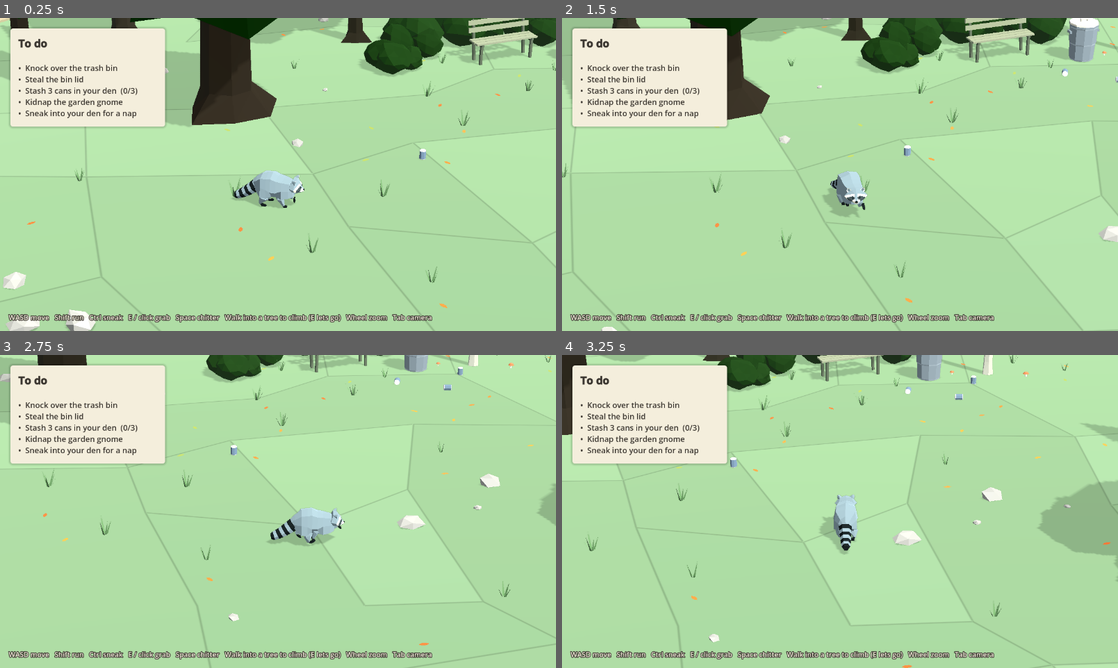
Above: before the commit, frames 1-4 (two rows, left to right).
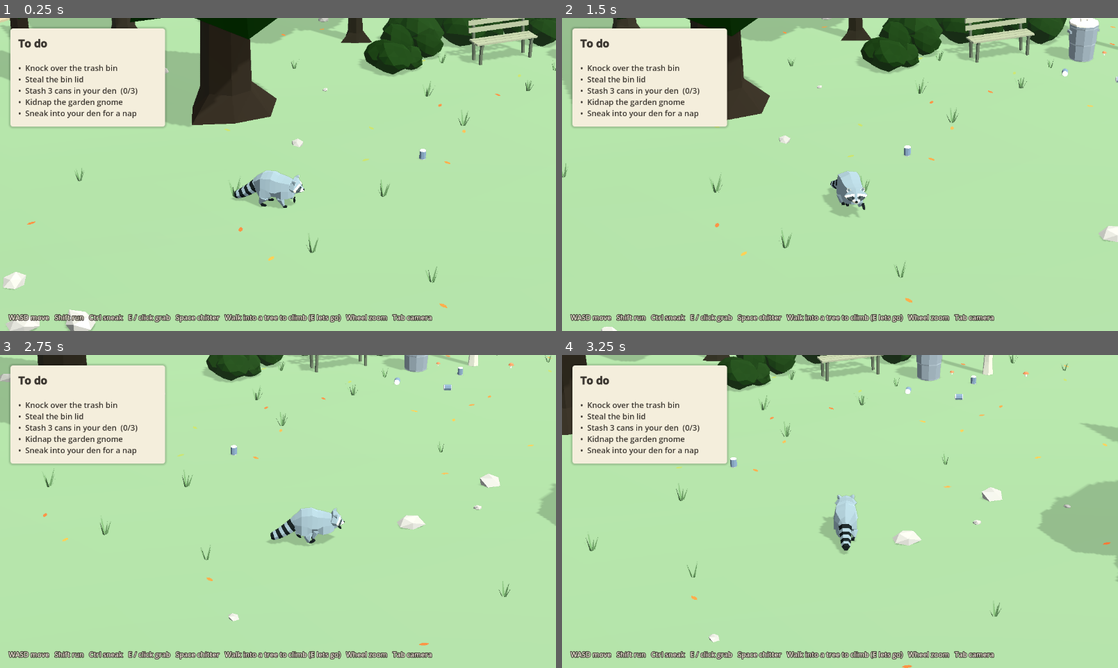
Above: after the commit, the same moments.

Repository: Abhinow1997/the-noise-next-door
Game: Godot game, scene res://main.tscn
The game is run twice, just before and just after one commit, with the same random seed, the same clock (stepped at 60 frames per second) and the same inputs.
Inputs (mouse positions are in pixels of both pictures, inside the frame that each line leads up to):
- Up to frame 1 (0.25 s): no input
- Up to frame 2 (1.5 s): tap Enter at 0.5 s; move the mouse to (962, 158) at 0.52 s; hold D (move_right) 0.53-1.28 s; hold Space (chitter) 0.53-1.28 s; click (962, 158) at 0.67 s; move the mouse to (728, 190) at 1.27 s; hold S (move_back) from 1.28 s (still down); tap E (grab) at 1.35 s
- Up to frame 3 (2.75 s): move the mouse to (333, 442) at 2.02 s; release S (move_back) at 2.03 s; hold D (move_right) from 2.03 s (still down); hold Shift (run) from 2.03 s (still down)
- Up to frame 4 (3.25 s): move the mouse to (812, 574) at 2.77 s; release D (move_right) at 2.78 s; release Shift (run) at 2.78 s; hold W (move_forward) from 2.78 s (still down); tap Ctrl (sneak) at 2.85 s; click (812, 574) at 2.92 s

The runs differ from the first frame. In frame 1, 1.0% of the frame differs, in the area x 0-100%, y 2-100%; in frame 2, 1.2%, in the area x 0-100%, y 0-100%; in frame 3, 1.1%; in frame 4, 1.2%.

Commit message:
Update and added ENV-GROUND.jpg; refactor ground generation in forest.gd and adjust audio stopping logic in main.gd

Diff:
--- a/scripts/forest.gd
+++ b/scripts/forest.gd
@@ -85,6 +85,9 @@
 
 ## Resolution of the masks that say how far a spot is from the path and the stream.
 const MASK := 0.5
+## Where the random sequence stood after the old plated ground, which the rest of
+## the forest was laid out from (see _build_ground).
+const RNG_AFTER_GROUND := 6889569028940052091
 ## Cell size of the grid used to keep trees apart.
 const SPACING_CELL := 3.3
 
@@ -150,89 +153,36 @@
 
 # --- Ground, path and stream -------------------------------------------------
 
-## The ground is big flat plates, each a slightly different green and tilt, with a
-## thin dark seam wherever two plates meet.
+## The ground: one smooth sheet of grass, lit evenly, with only a soft colour drift
+## over tens of metres so it doesn't look painted on.
 func _build_ground() -> void:
-	var cell := 2.8
+	var cell := 2.0
 	var origin := WORLD.position - Vector2(6, 4)
 	var nx := int(ceil((WORLD.size.x + 12) / cell))
 	var nz := int(ceil((WORLD.size.y + 8) / cell))
-	var corners: Array = []
-	for i in nx + 1:
-		var column: Array[Vector2] = []
-		for j in nz + 1:
-			var p := origin + Vector2(i, j) * cell
-			if i > 0 and i < nx and j > 0 and j < nz:
-				p += Vector2(_rng.randf_range(-0.3, 0.3), _rng.randf_range(-0.3, 0.3)) * cell
-			column.append(p)
-		corners.append(column)
-
-	# Merge neighbouring cells into bigger, irregular plates.
-	var parent: Array[int] = []
-	for k in nx * nz:
-		parent.append(k)
+	var st := SurfaceTool.new()
+	st.begin(Mesh.PRIMITIVE_TRIANGLES)
+	var up := [Vector3.UP, Vector3.UP, Vector3.UP]
 	for i in nx:
 		for j in nz:
-			if i + 1 < nx and _rng.randf() < 0.32:
-				_union(parent, i * nz + j, (i + 1) * nz + j)
-			if j + 1 < nz and _rng.randf() < 0.32:
-				_union(parent, i * nz + j, i * nz + j + 1)
-	var plate: Array[int] = []
-	var shade := {}
-	var tilt := {}
-	for k in nx * nz:
-		var root := _find(parent, k)
-		plate.append(root)
-		if not shade.has(root):
-			shade[root] = _vary(GRASS, 0.035)
-			var lean := Vector3(_rng.randf_range(-1, 1), 0, _rng.randf_range(-1, 1)) * 0.07
-			tilt[root] = (Vector3.UP + lean).normalized()
-
-	var st := SurfaceTool.new()
-	st.begin(Mesh.PRIMITIVE_TRIANGLES)
-	for i in nx:
-		for j in nz:
-			var k := i * nz + j
-			var a := _v3(corners[i][j])
-			var b := _v3(corners[i + 1][j])
-			var c := _v3(corners[i + 1][j + 1])
-			var d := _v3(corners[i][j + 1])
-			var color: Color = shade[plate[k]]
-			var n: Vector3 = tilt[plate[k]]
-			LowPoly.add_tri_attrs(st, [a, b, c], [n, n, n], [color, color, color], Vector3.UP)
-			LowPoly.add_tri_attrs(st, [a, c, d], [n, n, n], [color, color, color], Vector3.UP)
-	for i in nx:
-		for j in nz:
-			var k := i * nz + j
-			if i + 1 < nx and plate[k] != plate[k + nz]:
-				_seam(st, corners[i + 1][j], corners[i + 1][j + 1], plate[k], plate[k + nz], shade, tilt)
-			if j + 1 < nz and plate[k] != plate[k + 1]:
-				_seam(st, corners[i][j + 1], corners[i + 1][j + 1], plate[k + 1], plate[k], shade, tilt)
+			var corners: Array[Vector3] = []
+			var colors: Array[Color] = []
+			for c: Vector2i in [Vector2i(i, j), Vector2i(i + 1, j), Vector2i(i + 1, j + 1), Vector2i(i, j + 1)]:
+				var p := origin + Vector2(c) * cell
+				corners.append(_v3(p))
+				colors.append(_grass_at(p))
+			LowPoly.add_tri_attrs(st, [corners[0], corners[1], corners[2]], up, [colors[0], colors[1], colors[2]], Vector3.UP)
+			LowPoly.add_tri_attrs(st, [corners[0], corners[2], corners[3]], up, [colors[0], colors[2], colors[3]], Vector3.UP)
 	_add_mesh(LowPoly.commit(st))
-
-
-## A soft dark line along p -> q. `left` and `right` are the plates on either side.
-func _seam(st: SurfaceTool, p: Vector2, q: Vector2, left: int, right: int, shade: Dictionary,
-		tilt: Dictionary) -> void:
-	var dir := (q - p).normalized()
-	var side := Vector2(-dir.y, dir.x) * 0.025
-	var lc: Color = shade[left]
-	var rc: Color = shade[right]
-	var mc := lc.lerp(rc, 0.5).darkened(0.17)
-	var ln: Vector3 = tilt[left]
-	var rn: Vector3 = tilt[right]
-	var y := 0.003
-	var pl := _v3(p + side, y)
-	var pm := _v3(p, y)
-	var pr := _v3(p - side, y)
-	var ql := _v3(q + side, y)
-	var qm := _v3(q, y)
-	var qr := _v3(q - side, y)
-	var up := Vector3.UP
-	LowPoly.add_tri_attrs(st, [pl, pm, qm], [ln, up, up], [lc, mc, mc], up)
-	LowPoly.add_tri_attrs(st, [pl, qm, ql], [ln, up, ln], [lc, mc, lc], up)
-	LowPoly.add_tri_attrs(st, [pm, pr, qr], [up, rn, rn], [mc, rc, rc], up)
-	LowPoly.add_tri_attrs(st, [pm, qr, qm], [up, rn, up], [mc, rc, mc], up)
+	# The old plated ground drew from _rng. Carry on from where it left off, so every
+	# tree, rock and leaf placed after this stays where it was.
+	_rng.state = RNG_AFTER_GROUND
+
+
+## GRASS at `p`, at most 2% lighter or darker in broad, soft patches.
+func _grass_at(p: Vector2) -> Color:
+	var drift := (sin(p.x * 0.11 + 1.3) * sin(p.y * 0.09 + 0.4) + sin((p.x + p.y) * 0.05)) * 0.5
+	return GRASS.lightened(drift * 0.02) if drift > 0.0 else GRASS.darkened(-drift * 0.02)
 
 
 func _build_path_and_stream() -> void:
@@ -1112,17 +1062,6 @@
 	_spacing[c].append(p)
 
 
-func _find(parent: Array[int], k: int) -> int:
-	while parent[k] != k:
-		parent[k] = parent[parent[k]]
-		k = parent[k]
-	return k
-
-
-func _union(parent: Array[int], a: int, b: int) -> void:
-	parent[_find(parent, a)] = _find(parent, b)
-
-
 ## `color`, randomly lightened or darkened by up to `amount`.
 func _vary(color: Color, amount: float, rng: RandomNumberGenerator = null) -> Color:
 	var r := (rng if rng else _rng).randf_range(-amount, amount)
--- a/scripts/main.gd
+++ b/scripts/main.gd
@@ -164,8 +164,8 @@
 			player._grab()
 		elif _grab_test and _frames == 20:
 			player.global_position = forest.bin_spot + Vector3(-1.5, 0.02, 2.4)
-		if _frames == 44 and _music:
-			# Stopped a frame early, so the audio thread lets go of it before the quit.
+		if _frames == 30 and _music:
+			# Stopped well before the quit, so the audio thread has let go of it.
 			_music.stop()
 		if _frames == 45:
 			get_viewport().get_texture().get_image().save_png(_shot_path)
Binary file added: ENV-GROUND.jpg
Not shown, changed: CHANGE-BRIEF.md
Not shown, changed: STORYBOARD.md
